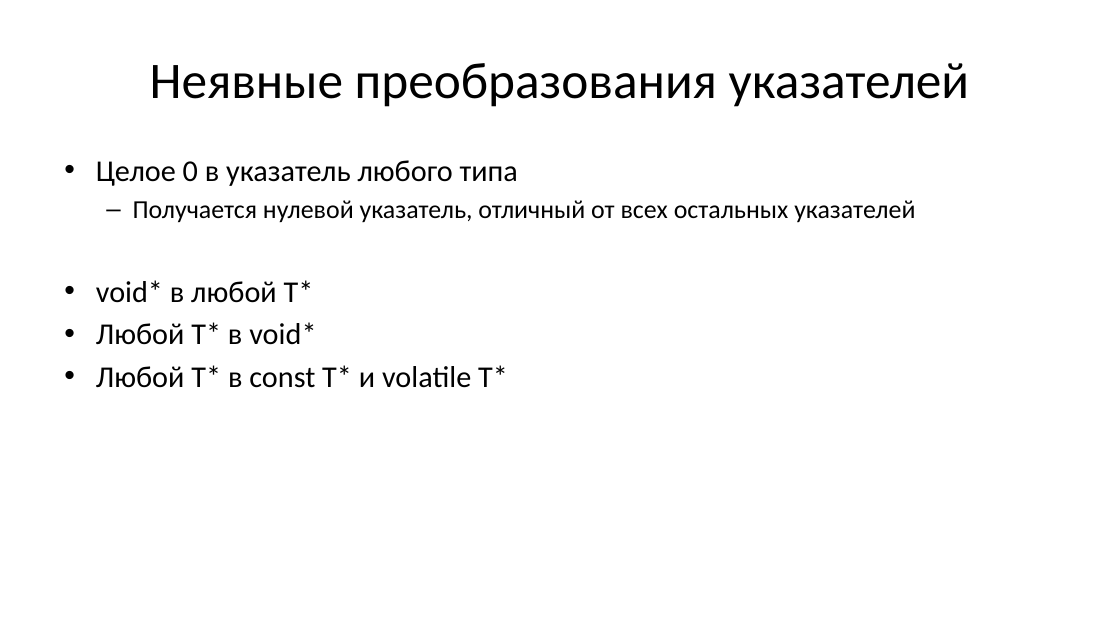
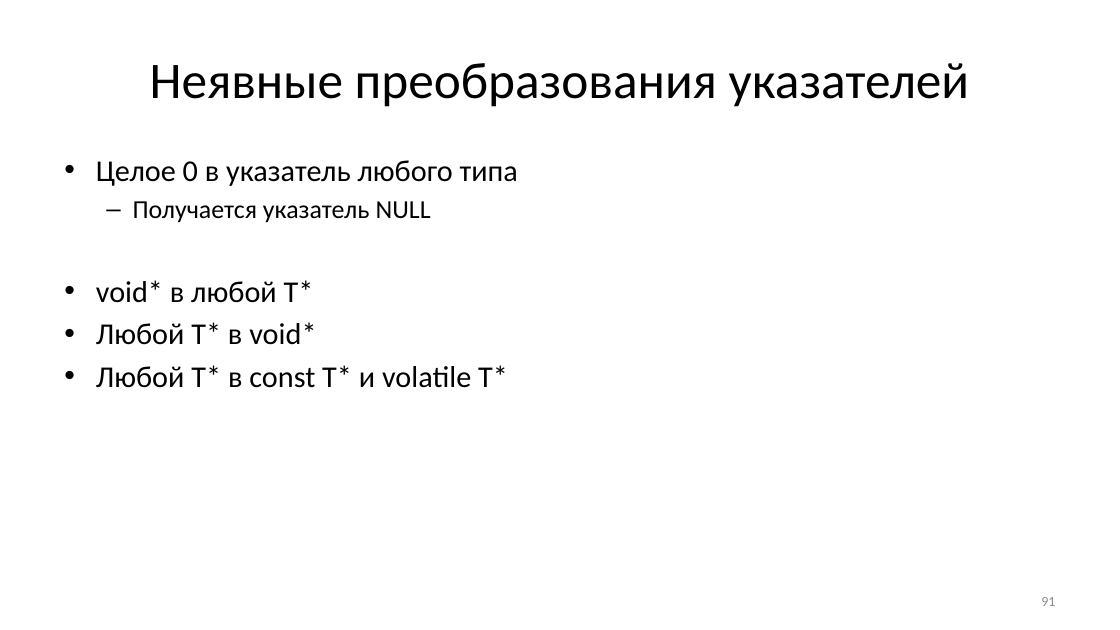
Before and after one commit to Evgueni-Petrov-aka-espetrov/Algorithms-and-Programming-in-C-pptx, a slide deck: slide 91 of 03.75 Преобразования типов.pptx. Drawn at 1120x630 pixels with LibreOffice and Linux fonts; fonts in the diff are those of the drawing. Boxes give left, top, right and bottom in pixels: in the first picture for what was removed or moved away, otherwise in the second. Text is boxed around its words. In the diff, an @@ line names an element or a change of style, - is before the commit and + after.

Commit message:
уточнил про пре- и постфиксные операторы; уточнил про NULL

```diff
--- a/03.75 Преобразования типов.pptx
+++ b/03.75 Преобразования типов.pptx
@@ text at bbox=[133, 201, 431, 223]: text changed @@
-  – Получается нулевой указатель, отличный от всех остальных указателей
+  – Получается указатель NULL
@@ page number added at bbox=[1041, 597, 1055, 606], 12 pt, text #8C8C8C @@
+91
```
Also in this commit, not shown: 96 other slides changed, 1 other file.
